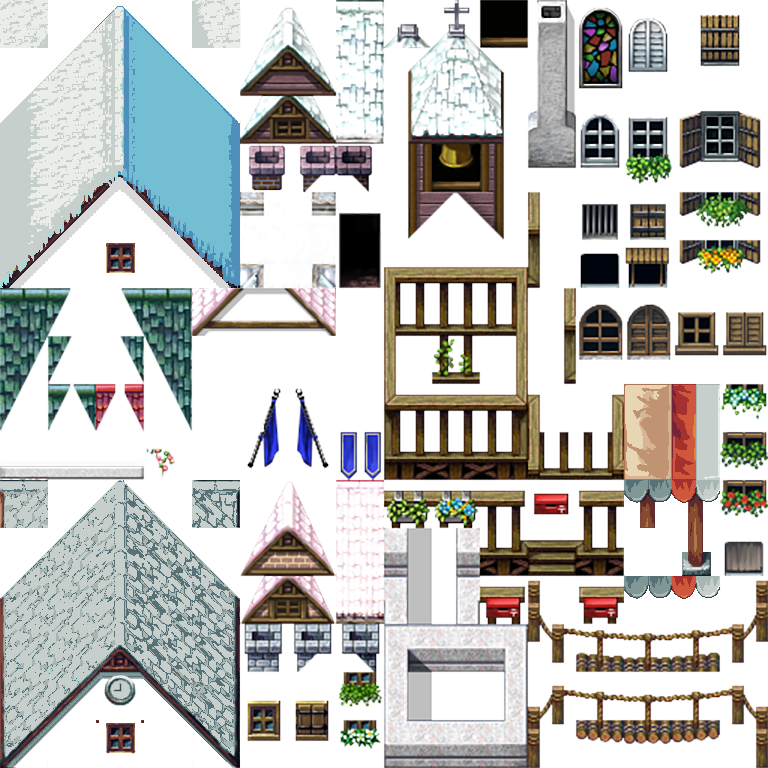
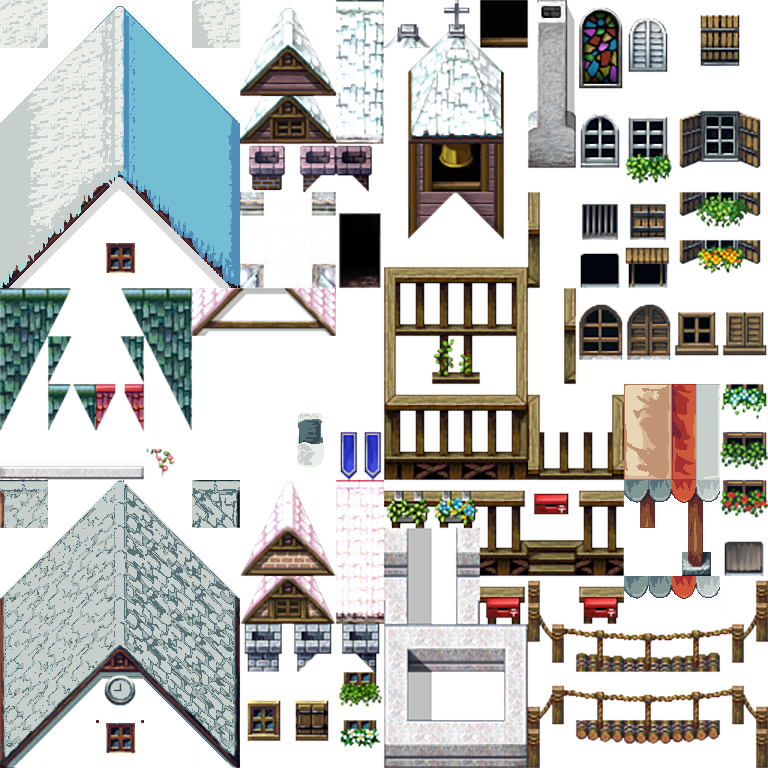
Layer changes from the first 768 × 768 image to the second:
added layer "Layer 3" above "Layer 1" over [left=297, top=413, right=324, bottom=467]
painted on "Layer 1" over [left=247, top=388, right=329, bottom=469]